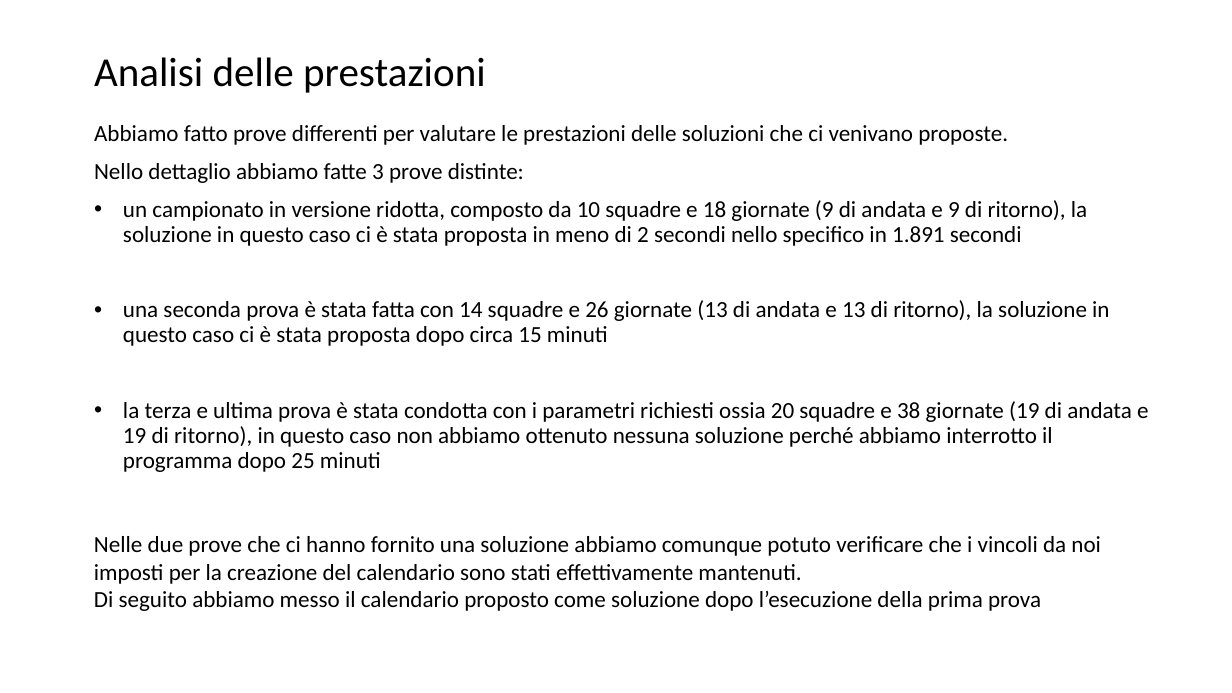
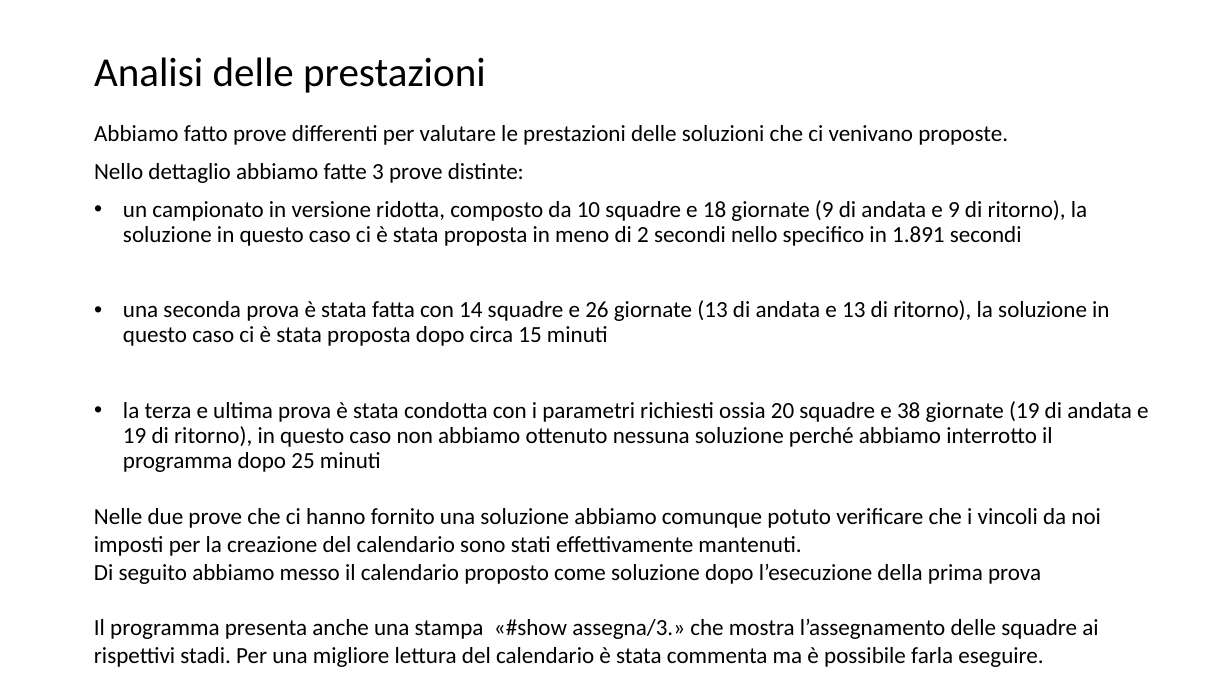
Before and after one commit to giargiapower/prolog-clingo-clips-soar, a slide deck: slide 12 of Presentazioni/Presentazione_Pozzato.pptx. Drawn at 1232x693 pixels with LibreOffice and Linux fonts; fonts in the diff are those of the drawing. Boxes give left, top, right and bottom in pixels: in the first picture for what was removed or moved away, otherwise in the second. Text is boxed around its words. In the diff, an @@ line names an element or a change of style, - is before the commit and + after.

```diff
--- a/Presentazioni/Presentazione_Pozzato.pptx
+++ b/Presentazioni/Presentazione_Pozzato.pptx
@@ text "Nelle due prove che ci ...": place and size @@
-text "Nelle due prove che ci ..." at box(94, 536, 1101, 611)
+text "Nelle due prove che ci ..." at box(94, 508, 1101, 667)
@@ text at box(94, 619, 1098, 667): paragraph added @@
+Il programma presenta anche una stampa «#show assegna/3.» che mostra l’assegnamento delle squadre ai rispettivi stadi. Per una migliore lettura del calendario è stata commenta ma è possibile farla eseguire.
```
Also in this commit, not shown: 1 other slide changed.
